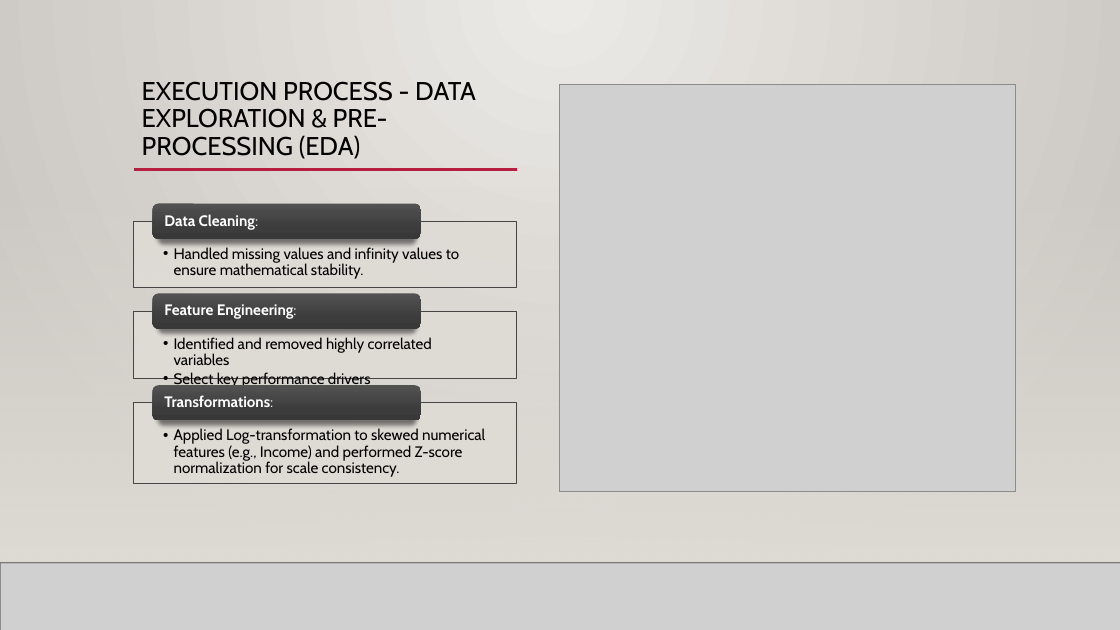
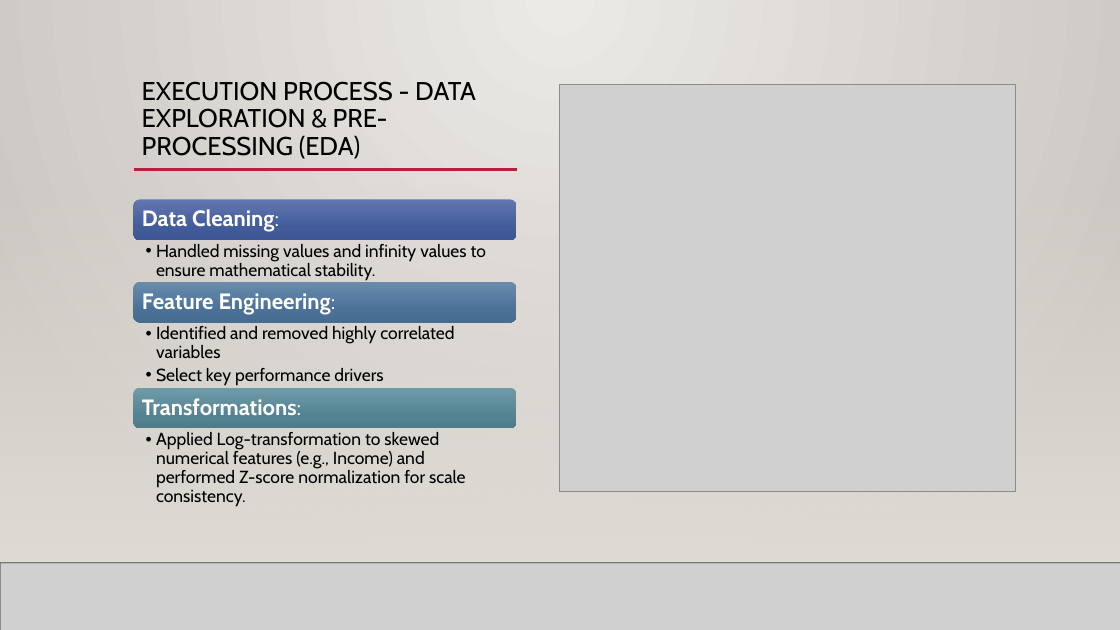
Before and after one commit to Janet5y2i/RetailCustAnalysis, a slide deck: slide 3 of iFood Marketing Prediction Model_Report.pptx. Drawn at 1120x630 pixels with LibreOffice and Linux fonts; fonts in the diff are those of the drawing; grey boxes stand for pictures; background and template pictures are left out. Boxes give left, top, right and bottom in pixels: in the first picture for what was removed or moved away, otherwise in the second. Text is boxed around its words. In the diff, an @@ line names an element or a change of style, - is before the commit and + after.

```diff
--- a/iFood Marketing Prediction Model_Report.pptx
+++ b/iFood Marketing Prediction Model_Report.pptx
@@ rounded rectangle: place and size @@
-rounded rectangle at (153, 203, 421, 239)
+rounded rectangle at (134, 199, 517, 240)
@@ rounded rectangle at (134, 199, 517, 240): fill gradient #535353 to #3C3C3C to #393939 to gradient #6378B0 to #425B9B to #3F5793; shadow off @@
@@ text "Data Cleaning:": place and size @@
-text "Data Cleaning:" at (164, 214, 258, 229)
+text "Data Cleaning:" at (142, 209, 279, 232)
@@ rectangle removed at (134, 221, 517, 287) @@
@@ text "Handled missing values and infinity ...": place and size @@
-text "Handled missing values and infinity ..." at (174, 247, 459, 279)
+text "Handled missing values and infinity ..." at (156, 244, 486, 280)
@@ rounded rectangle: place and size @@
-rounded rectangle at (153, 293, 421, 329)
+rounded rectangle at (134, 281, 517, 323)
@@ rounded rectangle at (134, 281, 517, 323): fill gradient #535353 to #3C3C3C to #393939 to gradient #6A8CAD to #4B7297 to #476C8F; shadow off @@
@@ size 13 to 19 pt; more space between paragraphs in 3 elements at (142, 209, 279, 232), (142, 398, 301, 415), (142, 293, 336, 315) @@
@@ text "Feature Engineering:": place and size @@
-text "Feature Engineering:" at (164, 304, 297, 319)
+text "Feature Engineering:" at (142, 293, 336, 315)
@@ text "Identified and removed highly correlated ...": place and size @@
-text "Identified and removed highly correlated ..." at (174, 337, 432, 388)
+text "Identified and removed highly correlated ..." at (156, 326, 454, 385)
@@ rectangle removed at (134, 311, 517, 379) @@
@@ rounded rectangle: place and size @@
-rounded rectangle at (153, 386, 421, 421)
+rounded rectangle at (134, 387, 517, 429)
@@ rounded rectangle at (134, 387, 517, 429): fill gradient #535353 to #3C3C3C to #393939 to gradient #729BA9 to #538393 to #4F7C8B; shadow off @@
@@ rectangle removed at (134, 403, 517, 484) @@
@@ text "Transformations:": place and size @@
-text "Transformations:" at (164, 395, 273, 407)
+text "Transformations:" at (142, 398, 301, 415)
@@ size 13 to 15 pt; more space between paragraphs in 3 elements at (156, 326, 454, 385), (156, 244, 486, 280), (156, 432, 466, 488) @@
@@ text "Applied Log-transformation to skewed numerical ...": place and size @@
-text "Applied Log-transformation to skewed numerical ..." at (174, 428, 485, 477)
+text "Applied Log-transformation to skewed numerical ..." at (156, 432, 466, 488)
```
Also in this commit, not shown: 7 other slides changed, 2 slides added.
